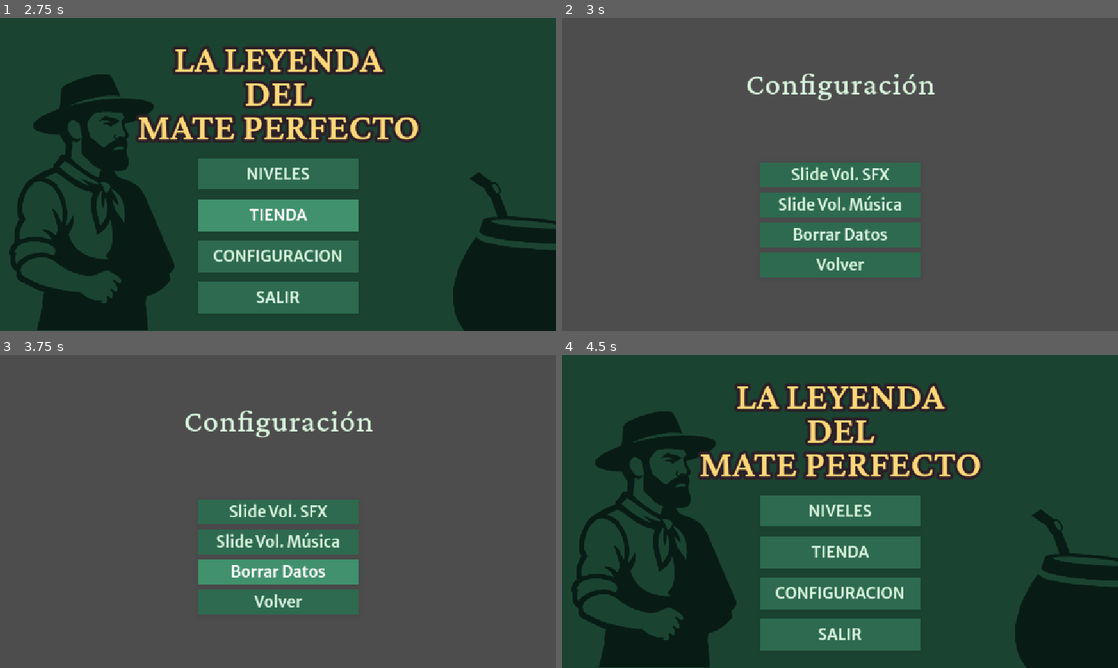
Above: before the commit, frames 1-4 (two rows, left to right).
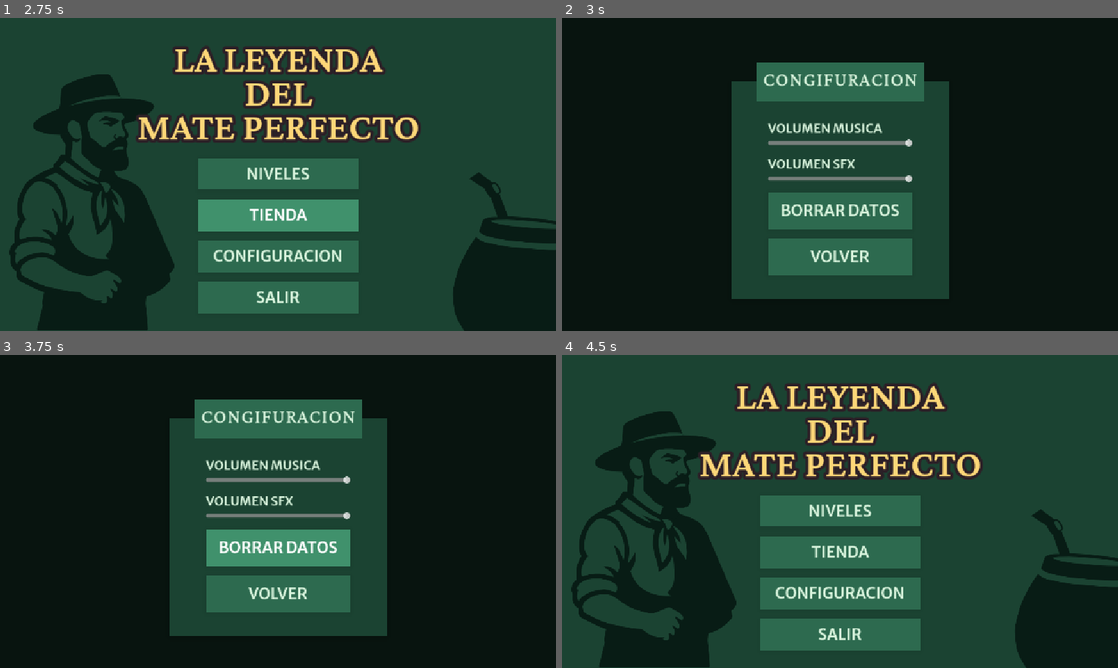
Above: after the commit, the same moments.

Repository: LYoshi02/TP-Videojuegos
Game: Godot game, scene res://pantallas/menu_principal/menu_principal.tscn
Two runs of this game, one before a commit and one after it. Both use one fixed random seed, a clock stepped at 60 frames per second and the inputs below.
Inputs:
- Up to frame 1 (2.75 s): click "NIVELES" at 0.5 s; click "VOLVER" at 1.25 s; click "TIENDA" at 2 s
- Up to frame 2 (3 s): click "CONFIGURACION" at 2.75 s
- Up to frame 3 (3.75 s): click "Borrar Datos" (after the commit: "BORRAR DATOS") at 3.5 s
- Up to frame 4 (4.5 s): click "Volver" (after the commit: "VOLVER") at 4.25 s

Frame 1 is identical in both runs. In frame 2, 96% of the frame differs, in the area x 0-100%, y 0-100%; in frame 3, 98%; in frame 4, nothing differs.

Commit message:
agregar sliders para regular volumen del juego

Diff:
--- /dev/null
+++ b/default_bus_layout.tres
@@ -0,0 +1,15 @@
+[gd_resource type="AudioBusLayout" format=3 uid="uid://c5bkthwo3toed"]
+
+[resource]
+bus/1/name = &"musica"
+bus/1/solo = false
+bus/1/mute = false
+bus/1/bypass_fx = false
+bus/1/volume_db = 0.0
+bus/1/send = &"Master"
+bus/2/name = &"sfx"
+bus/2/solo = false
+bus/2/mute = false
+bus/2/bypass_fx = false
+bus/2/volume_db = 0.0
+bus/2/send = &"Master"
--- a/juego/musica/reproductor_musica.gd
+++ b/juego/musica/reproductor_musica.gd
@@ -7,13 +7,15 @@
 	stream = musica
 	stream.loop = true
 	volume_db = volumen
+	bus = "musica"
 	play()
 
-func reproducir_efecto_de_sonido(efecto: AudioStream, volumen = 0.0):
+func reproducir_efecto_de_sonido(efecto: AudioStream, volumen = 15):
 	var reproductor = AudioStreamPlayer2D.new()
 	reproductor.stream = efecto
 	reproductor.name = "REPRODUCTOR_SFX"
 	reproductor.volume_db = volumen
+	reproductor.bus = "sfx"
 	add_child(reproductor)
 	reproductor.play()
 
--- a/juego/objetos/moneda/moneda.gd
+++ b/juego/objetos/moneda/moneda.gd
@@ -5,5 +5,5 @@
 func _on_body_entered(body: Node2D) -> void:
 	if body.name == GLOBAL.PERSONAJE["NOMBRE_ELEMENTO"]:
 		game_manager.recolectar_moneda()
-		ReproductorMusica.reproducir_efecto_de_sonido(GLOBAL.EFECTOS_SONIDO["MONEDA"], 20)
+		ReproductorMusica.reproducir_efecto_de_sonido(GLOBAL.EFECTOS_SONIDO["MONEDA"])
 		queue_free()
--- a/juego/personaje/personaje.gd
+++ b/juego/personaje/personaje.gd
@@ -49,7 +49,7 @@
 
 	# Handle jump.
 	if Input.is_action_just_pressed("salto") and is_on_floor():
-		ReproductorMusica.reproducir_efecto_de_sonido(GLOBAL.EFECTOS_SONIDO["SALTO"], 20)
+		ReproductorMusica.reproducir_efecto_de_sonido(GLOBAL.EFECTOS_SONIDO["SALTO"])
 		velocity.y = VELOCIDAD_SALTO
 
 	# Get the input direction and handle the movement/deceleration.
--- a/pantallas/menu_configuracion/menu_configuracion.tscn
+++ b/pantallas/menu_configuracion/menu_configuracion.tscn
@@ -1,8 +1,28 @@
-[gd_scene load_steps=4 format=3 uid="uid://c7ilqfxxyck6l"]
+[gd_scene load_steps=10 format=3 uid="uid://c7ilqfxxyck6l"]
 
 [ext_resource type="Script" uid="uid://b30cnjjme0emd" path="res://pantallas/menu_configuracion/menu_configuracion.gd" id="1_pcvoh"]
 [ext_resource type="PackedScene" uid="uid://b4ctirjw1xq53" path="res://ui/titulo.tscn" id="1_tanxu"]
+[ext_resource type="FontFile" uid="uid://br0ox30rd3ddl" path="res://assets/fuentes/merriweather_sans/MerriweatherSans-VariableFont_wght.ttf" id="3_ltsyv"]
 [ext_resource type="PackedScene" uid="uid://sddk5xqkdc4t" path="res://ui/boton.tscn" id="3_tbv8m"]
+[ext_resource type="PackedScene" uid="uid://deb6ahist7ktm" path="res://ui/slider/slider.tscn" id="4_yx0ux"]
+
+[sub_resource type="StyleBoxFlat" id="StyleBoxFlat_pcvoh"]
+bg_color = Color(0.0313726, 0.0784314, 0.0588235, 1)
+
+[sub_resource type="StyleBoxFlat" id="StyleBoxFlat_tbv8m"]
+bg_color = Color(0.105882, 0.262745, 0.196078, 1)
+shadow_color = Color(0, 0, 0, 0.0980392)
+shadow_size = 10
+shadow_offset = Vector2(0, 2)
+
+[sub_resource type="StyleBoxFlat" id="StyleBoxFlat_ltsyv"]
+bg_color = Color(0.176471, 0.415686, 0.309804, 1)
+
+[sub_resource type="FontVariation" id="FontVariation_mvscm"]
+base_font = ExtResource("3_ltsyv")
+variation_opentype = {
+2003265652: 600
+}
 
 [node name="MenuConfiguracion" type="Control"]
 layout_mode = 3
@@ -13,7 +33,112 @@
 grow_vertical = 2
 script = ExtResource("1_pcvoh")
 
+[node name="Panel" type="Panel" parent="."]
+layout_mode = 1
+anchors_preset = 15
+anchor_right = 1.0
+anchor_bottom = 1.0
+grow_horizontal = 2
+grow_vertical = 2
+theme_override_styles/panel = SubResource("StyleBoxFlat_pcvoh")
+
+[node name="Panel" type="Panel" parent="Panel"]
+layout_mode = 1
+anchors_preset = 8
+anchor_left = 0.5
+anchor_top = 0.5
+anchor_right = 0.5
+anchor_bottom = 0.5
+offset_left = -225.0
+offset_top = -193.0
+offset_right = 225.0
+offset_bottom = 257.0
+grow_horizontal = 2
+grow_vertical = 2
+theme_override_styles/panel = SubResource("StyleBoxFlat_tbv8m")
+
+[node name="Panel2" type="Panel" parent="Panel/Panel"]
+layout_mode = 1
+anchors_preset = 5
+anchor_left = 0.5
+anchor_right = 0.5
+offset_left = -175.0
+offset_top = -40.0
+offset_right = 175.0
+offset_bottom = 40.0
+grow_horizontal = 2
+theme_override_styles/panel = SubResource("StyleBoxFlat_ltsyv")
+
+[node name="TituloConfiguracion" parent="Panel/Panel/Panel2" instance=ExtResource("1_tanxu")]
+layout_mode = 1
+anchors_preset = 15
+anchor_right = 1.0
+anchor_bottom = 1.0
+offset_top = -5.0
+offset_right = 0.0
+offset_bottom = -5.0
+grow_horizontal = 2
+grow_vertical = 2
+theme_override_font_sizes/font_size = 40
+text = "CONGIFURACION"
+
+[node name="ContenedorBotones" type="VBoxContainer" parent="Panel/Panel"]
+layout_mode = 1
+anchors_preset = 8
+anchor_left = 0.5
+anchor_top = 0.5
+anchor_right = 0.5
+anchor_bottom = 0.5
+offset_left = -150.0
+offset_top = -144.0
+offset_right = 150.0
+offset_bottom = 176.0
+grow_horizontal = 2
+grow_vertical = 2
+theme_override_constants/separation = 20
+
+[node name="VolumenMusica" type="VBoxContainer" parent="Panel/Panel/ContenedorBotones"]
+layout_mode = 2
+theme_override_constants/separation = 5
+
+[node name="Label" type="Label" parent="Panel/Panel/ContenedorBotones/VolumenMusica"]
+texture_filter = 2
+layout_mode = 2
+theme_override_colors/font_color = Color(0.847059, 0.952941, 0.862745, 1)
+theme_override_fonts/font = SubResource("FontVariation_mvscm")
+theme_override_font_sizes/font_size = 26
+text = "VOLUMEN MUSICA"
+
+[node name="SliderMusica" parent="Panel/Panel/ContenedorBotones/VolumenMusica" instance=ExtResource("4_yx0ux")]
+layout_mode = 2
+nombre_bus = "musica"
+
+[node name="VolumenSFX" type="VBoxContainer" parent="Panel/Panel/ContenedorBotones"]
+layout_mode = 2
+theme_override_constants/separation = 5
+
+[node name="Label" type="Label" parent="Panel/Panel/ContenedorBotones/VolumenSFX"]
+texture_filter = 2
+layout_mode = 2
+theme_override_colors/font_color = Color(0.847059, 0.952941, 0.862745, 1)
+theme_override_fonts/font = SubResource("FontVariation_mvscm")
+theme_override_font_sizes/font_size = 26
+text = "VOLUMEN SFX"
+
+[node name="SliderSFX" parent="Panel/Panel/ContenedorBotones/VolumenSFX" instance=ExtResource("4_yx0ux")]
+layout_mode = 2
+nombre_bus = "sfx"
+
+[node name="BorrarDatosBoton" parent="Panel/Panel/ContenedorBotones" instance=ExtResource("3_tbv8m")]
+layout_mode = 2
+text = "BORRAR DATOS"
+
+[node name="VolverBoton" parent="Panel/Panel/ContenedorBotones" instance=ExtResource("3_tbv8m")]
+layout_mode = 2
+text = "VOLVER"
+
 [node name="Titulo" parent="." instance=ExtResource("1_tanxu")]
+visible = false
 layout_mode = 1
 anchors_preset = 5
 anchor_left = 0.5
@@ -26,6 +151,7 @@
 text = "Configuración"
 
 [node name="ContenedorBotones" type="VBoxContainer" parent="."]
+visible = false
 layout_mode = 1
 anchors_preset = 8
 anchor_left = 0.5
@@ -56,5 +182,7 @@
 layout_mode = 2
 text = "Volver"
 
+[connection signal="pressed" from="Panel/Panel/ContenedorBotones/BorrarDatosBoton" to="." method="_on_borrar_datos_boton_pressed"]
+[connection signal="pressed" from="Panel/Panel/ContenedorBotones/VolverBoton" to="." method="_on_volver_boton_pressed"]
 [connection signal="pressed" from="ContenedorBotones/BorrarDatosBoton" to="." method="_on_borrar_datos_boton_pressed"]
 [connection signal="pressed" from="ContenedorBotones/VolverBoton" to="." method="_on_volver_boton_pressed"]
--- /dev/null
+++ b/ui/slider/slider.gd
@@ -0,0 +1,14 @@
+extends HSlider
+
+@export var nombre_bus: String
+
+var indice_bus: int
+
+func _ready() -> void:
+	indice_bus = AudioServer.get_bus_index(nombre_bus)
+	value_changed.connect(_on_value_changed)
+
+	value = db_to_linear(AudioServer.get_bus_volume_db(indice_bus))
+
+func _on_value_changed(valor: float):
+	AudioServer.set_bus_volume_db(indice_bus, linear_to_db(valor))
--- /dev/null
+++ b/ui/slider/slider.tscn
@@ -0,0 +1,11 @@
+[gd_scene load_steps=2 format=3 uid="uid://deb6ahist7ktm"]
+
+[ext_resource type="Script" uid="uid://bpeoevy3le6c" path="res://ui/slider/slider.gd" id="1_nljcs"]
+
+[node name="HSlider" type="HSlider"]
+texture_filter = 2
+offset_right = 44.0
+offset_bottom = 16.0
+max_value = 1.0
+step = 0.001
+script = ExtResource("1_nljcs")
Not shown, added: ui/slider/slider.gd.uid
